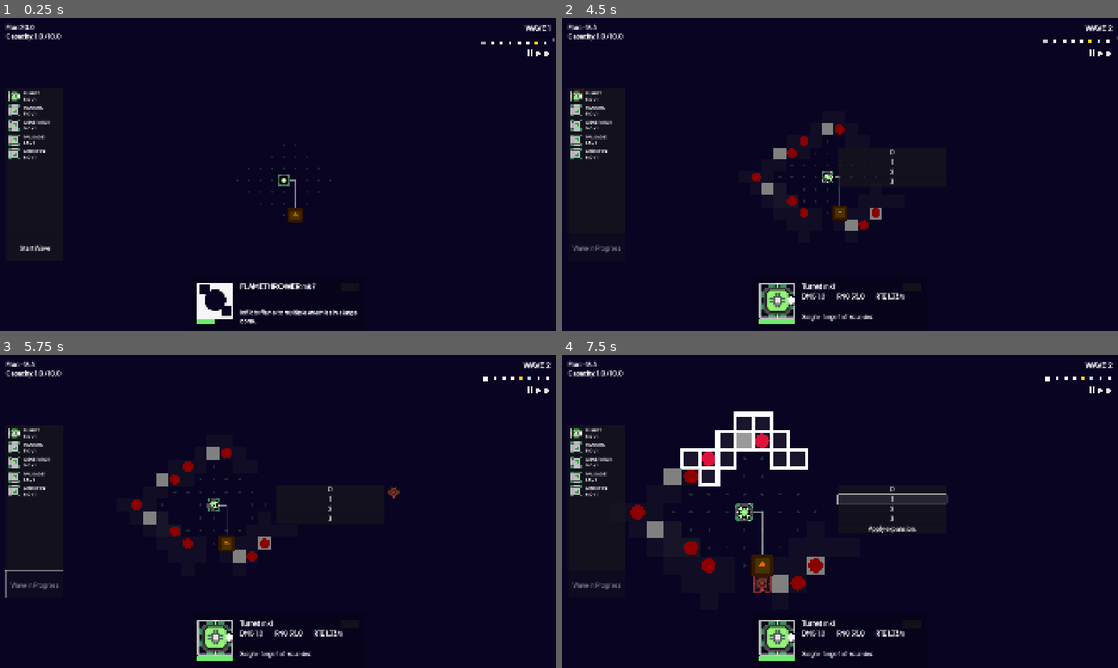
Above: before the commit, frames 1-4 (two rows, left to right).
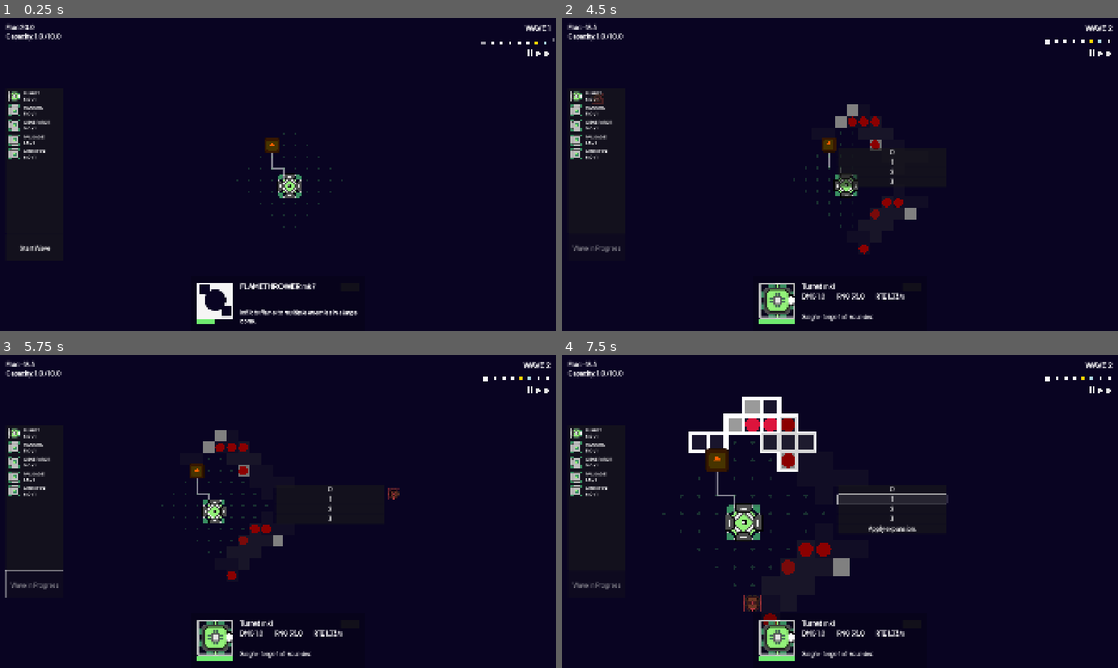
Above: after the commit, the same moments.

Repository: inf-35/tower-defense
Game: Godot game, scene res://island.tscn
Same seed, same stepped clock (60 frames per second), same inputs: the game is played once before the commit and once after it. The engine's default icon, where the game draws it, is replaced by a stand-in: a white triangle on a blue panel in a dark square.
Inputs (mouse positions are in pixels of both pictures, inside the frame that each line leads up to):
- Up to frame 1 (0.25 s): no input
- Up to frame 2 (4.5 s): click "Start Wave" at 0.5 s; click (1101, 52) at 1.25 s; click (1106, 52) at 2 s; click (906, 287) at 2.75 s; click (917, 287) at 3.5 s; click (595, 96) at 4.25 s
- Up to frame 3 (5.75 s): move the mouse to (400, 495) at 5.02 s; hold Right (pan_right) from 5.03 s (still down); hold R (rotate_preview) from 5.03 s (still down); click (400, 495) at 5.17 s
- Up to frame 4 (7.5 s): release Right (pan_right) at 5.75 s; release R (rotate_preview) at 5.75 s; click "0" at 5.75 s; move the mouse to (728, 527) at 6.52 s; hold Down (pan_down) 6.53-7.25 s; tap Mouse wheel up (zoom_in) at 6.6 s; click "1" at 7.25 s

The runs differ from the first frame. In frame 1, 0.6% of the frame differs, in the area x 46-62%, y 36-68%; in frame 2, 2.0%; in frame 3, 2.1%; in frame 4, 6.0%, in the area x 12-52%, y 13-87%.
Error in both runs: Invalid access to property or key 'type' on a base object of type 'Nil'. (res://UI/inspector.gd:154)

Commit message:
implement multi-tile towers

Diff:
--- a/Content/tower_data.gd
+++ b/Content/tower_data.gd
@@ -4,10 +4,14 @@
 @export var id: Towers.Type
 
 #meta-properties
+@export var size: Vector2i = Vector2i.ONE
 @export var cost: float = 10.0
 @export var required_capacity: float = 1.0
 @export var max_level: int = 5
 @export var element: Towers.Element
+
+#navigation
+@export var navcost: int = 10
 
 @export var tower_name: String
 @export_multiline var tower_description: String
--- a/Scene Elements/island.gd
+++ b/Scene Elements/island.gd
@@ -24,7 +24,7 @@
 	PowerService.register_island(self)
 
 	# initial terrain generation
-	var starting_block: Dictionary = ExpansionService.generate_initial_island_block(self, 36)
+	var starting_block: Dictionary = ExpansionService.generate_initial_island_block(self, 50)
 	# 3. delegate application of the block to the TerrainService
 	TerrainService.expand_island(self, starting_block)
 
@@ -34,8 +34,7 @@
 	update_navigation_grid()
 	queue_redraw()
 
-	# --- public api / request handlers ---
-
+# --- public api / request handlers ---
 # this is the main entry point for player actions like building or selling
 func request_tower_placement(cell: Vector2i, tower_type: Towers.Type, facing: Tower.Facing) -> bool:
 	if tower_grid.has(cell):
@@ -47,7 +46,7 @@
 		tower_grid[cell].level += 1
 		return true
 
-	if TerrainService.is_cell_constructable(self, cell, tower_type):
+	if TerrainService.is_area_constructable(self, cell, tower_type):
 		construct_tower_at(cell, tower_type, facing)
 		return true
 
@@ -57,7 +56,12 @@
 func construct_tower_at(cell: Vector2i, tower_type: Towers.Type, tower_facing: Tower.Facing = Tower.Facing.UP, initial_state: Dictionary = {}) -> Tower:
 	print("Construct tower of: ", Towers.Type.keys()[tower_type])
 	var tower: Tower = Towers.create_tower(tower_type)
-	tower_grid[cell] = tower
+	var tower_size: Vector2i = Vector2i(Vector2(Towers.get_tower_size(tower_type)).rotated(tower_facing * 0.5 * PI))
+
+	tower.size = tower_size
+	for x: int in tower_size.x:
+		for y: int in tower_size.y:
+			tower_grid[cell + Vector2i(x,y)] = tower
 	tower.facing = tower_facing
 	tower.tower_position = cell
 	tower.set_initial_behaviour_state(initial_state)
@@ -75,13 +79,17 @@
 	for cell: Vector2i in terrain_base_grid:
 		var is_navigable: bool = Terrain.is_navigable(terrain_base_grid[cell])
 		var is_occupied: bool = tower_grid.has(cell)
-		Navigation.grid[cell] = is_navigable and not is_occupied
+		if Terrain.is_navigable(terrain_base_grid[cell]):
+			if is_occupied:
+				Navigation.grid[cell] = Towers.get_tower_navcost(tower_grid[cell].type)
+			else:
+				Navigation.grid[cell] = 0
 
 	Navigation.clear_field()
 
 	navigation_grid_updated.emit()
 
-func update_shore_boundary() -> void: #DEPRECATED
+func update_shore_boundary() -> void: #used for expansion
 	# simplified logic to find all land tiles adjacent to nothing
 	shore_boundary_tiles.clear()
 	for cell: Vector2i in terrain_base_grid:
@@ -100,6 +108,26 @@
 	if _highlighted_choice_id != choice_id:
 		_highlighted_choice_id = choice_id
 		queue_redraw()
+#signal handlers
+func _on_tower_destroyed(tower: Tower):
+	var cell: Vector2i = tower.tower_position
+	#clear tower grid
+	for local_cell: Vector2i in tower.get_occupied_cells():
+		tower_grid.erase(local_cell)
+		_update_adjacencies_around(cell) #update adjacencies
+	#update capacity, caches, navigation
+	Player.remove_from_used_capacity(Towers.get_tower_capacity(tower.type))
+	update_navigation_grid()
+
+func _update_adjacencies_around(cell: Vector2i):
+	# ... (Function retained as is)
+	var adjacent_towers: Dictionary[Vector2i, Tower] = get_adjacent_towers(cell)
+	if tower_grid.has(cell):
+		tower_grid[cell].adjacency_updated.emit(adjacent_towers)
+
+	for tower: Tower in adjacent_towers.values():
+		var local_adjacencies: Dictionary[Vector2i, Tower] = get_adjacent_towers(tower.tower_position)
+		tower.adjacency_updated.emit(local_adjacencies)
 
 # --- updated drawing logic ---
 func _draw() -> void:
@@ -132,26 +160,6 @@
 				var center: Vector2 = Vector2(cell_pos * CELL_SIZE) + Vector2(CELL_SIZE, CELL_SIZE) * 0.5
 				var tower_color: Color = Color.CRIMSON if is_highlighted else Color.DARK_RED
 				draw_circle(center, CELL_SIZE * 0.4, tower_color)
-
-func _on_tower_destroyed(tower: Tower):
-	var cell: Vector2i = tower.tower_position
-	if tower_grid.has(cell):
-		# Clean up grids and state
-		tower_grid.erase(cell)
-		Player.remove_from_used_capacity(Towers.get_tower_capacity(tower.type))
-		# Update neighbors
-		_update_adjacencies_around(cell)
-		update_navigation_grid()
-
-func _update_adjacencies_around(cell: Vector2i):
-	# ... (Function retained as is)
-	var adjacent_towers: Dictionary[Vector2i, Tower] = get_adjacent_towers(cell)
-	if tower_grid.has(cell):
-		tower_grid[cell].adjacency_updated.emit(adjacent_towers)
-
-	for tower: Tower in adjacent_towers.values():
-		var local_adjacencies: Dictionary[Vector2i, Tower] = get_adjacent_towers(tower.tower_position)
-		tower.adjacency_updated.emit(local_adjacencies)
 
 #static data access functions
 func get_tower_on_tile(cell: Vector2i):
--- a/Singletons/click_handler.gd
+++ b/Singletons/click_handler.gd
@@ -144,7 +144,7 @@
 	var mouse_pos : Vector2 = References.camera.get_global_mouse_position()
 	preview_tower_position = Island.position_to_cell(mouse_pos)
 
-	preview_is_valid = TerrainService.is_cell_constructable(References.island, preview_tower_position, preview_tower_type, true)
+	preview_is_valid = TerrainService.is_area_constructable(References.island, preview_tower_position, preview_tower_type, true)
 
 	current_preview.update_visuals(preview_is_valid, preview_tower_facing, preview_tower_position)
 
--- a/Singletons/navigation.gd
+++ b/Singletons/navigation.gd
@@ -10,8 +10,8 @@
 	Vector2i( 0, -1),
 ]
 
-# Grid: Vector2i -> bool (true = walkable)
-var grid: Dictionary[Vector2i, bool] = {}
+# Grid: Vector2i -> int (navcost)
+var grid: Dictionary[Vector2i, int] = {}
 #flow_fields containes multiple flow fields indexed by 64-bit field code (see generate_field_code)
 #flow field: Vector2i -> Vector2i (direction step toward goal); built at once
 var _flow_fields: Dictionary[int, Dictionary] = {}
@@ -78,7 +78,7 @@
 	# --- THE CRITICAL FIX ---
 	# create a deep copy of the grid at this exact moment in time.
 	# this is a complete, consistent snapshot of the world state.
-	var grid_snapshot: Dictionary[Vector2i, bool] = grid.duplicate(true)
+	var grid_snapshot: Dictionary[Vector2i, int] = grid.duplicate(true)
 
 	# pass this safe, local copy to the thread. the thread will no longer
 	# touch the global 'self.grid' variable.
@@ -89,7 +89,7 @@
 #NOTE: this function reads goal and grid in an unsafe manner.
 #the reason this code is acceptably safe is not because race conditions are impossible
 #but bc its resilient to stale data, and the write operations on grid are strictly controlled.
-func _build_flow_field(goal: Vector2i, ignore_walls: bool, p_grid: Dictionary[Vector2i, bool]) -> Dictionary[Vector2i, Vector2i]:
+func _build_flow_field(goal: Vector2i, ignore_walls: bool, p_grid: Dictionary[Vector2i, int]) -> Dictionary[Vector2i, Vector2i]:
 	var local_flow_field: Dictionary[Vector2i, Vector2i] = {}
 	if not p_grid.has(goal):
 		return local_flow_field
@@ -109,13 +109,13 @@
 				continue #ignore cells out-of-bounds
 
 			#evaluate move cost
-			var move_cost: float
-			var is_walkable: bool = p_grid.get(neighbor, false)
-
-			if is_walkable or ignore_walls:
-				move_cost = 1.0
+			var move_cost: int
+			var base_nav_cost: int = p_grid.get(neighbor, 0)
+
+			if ignore_walls:
+				move_cost = 0
 			else:
-				move_cost = 100.0
+				move_cost = base_nav_cost
 
 			var tentative_g = g_score[current] + move_cost
 			if not g_score.has(neighbor) or tentative_g < g_score[neighbor]:
--- a/Singletons/terrain_service.gd
+++ b/Singletons/terrain_service.gd
@@ -15,7 +15,7 @@
 	island.terrain_changed.emit()
 
 # checks if a tower can be built on a specific cell
-func is_cell_constructable(island: Island, cell: Vector2i, tower_type: Towers.Type, general: bool = false) -> bool:
+func is_area_constructable(island: Island, tower_position: Vector2i, tower_type: Towers.Type, general: bool = false) -> bool:
 	if general: #includes player-side construction checks
 		if not Player.unlocked_towers.get(tower_type, false):
 			return false
@@ -23,15 +23,20 @@
 		if Player.flux < Towers.get_tower_cost(tower_type):
 			return false
 
-		if not (tower_type == Towers.Type.GENERATOR and References.island.get_terrain_base(cell) == Terrain.Base.RUINS):
-			if Player.used_capacity + Towers.get_tower_capacity(tower_type) > Player.tower_capacity:
+		if not (tower_type == Towers.Type.GENERATOR and References.island.get_terrain_base(tower_position) == Terrain.Base.RUINS): #TODO: fix this for non-1x1 generators
+			if Player.used_capacity + Towers.get_tower_capacity(tower_type) > Player.tower_capacity: #and make this non-hardcoded
 				return false
 
-	if not island.terrain_base_grid.has(cell):
-		return false # cannot build outside the map
-	if island.tower_grid.has(cell):
-		return false # cannot build on an existing tower (upgrading is a different logic path)
+	var size: Vector2i = Towers.get_tower_size(tower_type)
+	for x: int in size.x:
+		for y: int in size.y:
+			var cell: Vector2i = Vector2i(x,y) + tower_position
 
-	var base: Terrain.Base = island.terrain_base_grid[cell]
-	# use the data repository to check the base's properties
-	return Terrain.is_constructable(base)
+			if not island.terrain_base_grid.has(cell):
+				return false # cannot build outside the map
+			if island.tower_grid.has(cell):
+				return false # cannot build on an existing tower (upgrading is a different logic path)
+			if not Terrain.is_constructable(island.terrain_base_grid[cell]):
+				return false
+
+	return true
--- a/Singletons/towers.gd
+++ b/Singletons/towers.gd
@@ -46,6 +46,12 @@
 		tower_prototypes[tower_type].tower_position = Vector2i(10000 * tower_type, 5000 * tower_type) #somewhere extremely far away
 		#these prototype towers provide a "default" baseline to lookup from.
 	return tower_prototypes[tower_type]
+
+func get_tower_size(tower_type: Type) -> Vector2i:
+	return tower_stats[tower_type].size
+
+func get_tower_navcost(tower_type: Type) -> int:
+	return tower_stats[tower_type].navcost
 
 func get_tower_icon(tower_type: Type) -> Texture2D:
 	return tower_stats[tower_type].icon
--- a/UnitComponents/tower.gd
+++ b/UnitComponents/tower.gd
@@ -30,7 +30,17 @@
 	set(new_pos):
 		tower_position = new_pos
 		movement_component.unit = self #evil circular dependency resolution
-		movement_component.position = Island.cell_to_position(tower_position)
+		movement_component.position = Island.cell_to_position(tower_position) + Vector2(size) * 0.5 * Island.CELL_SIZE - Vector2(0.5, 0.5) * Island.CELL_SIZE
+
+var size: Vector2i = Vector2i.ONE #this is inclusive of facing
+
+func get_occupied_cells() -> Array[Vector2i]:
+	var cells: Array[Vector2i] = []
+	for x: int in size.x:
+		for y: int in size.y:
+			cells.append(tower_position + Vector2i(x,y))
+
+	return cells
 
 func sell():
 	if hostile or incorporeal:
--- a/Units/Towers/palisade/palisade.tres
+++ b/Units/Towers/palisade/palisade.tres
@@ -1,5 +1,6 @@
-[gd_resource type="Resource" script_class="TowerData" load_steps=3 format=3 uid="uid://c0v2rl1btmv55"]
+[gd_resource type="Resource" script_class="TowerData" load_steps=4 format=3 uid="uid://c0v2rl1btmv55"]
 
+[ext_resource type="Texture2D" uid="uid://0jheepvm47t4" path="res://Assets/palisade.svg" id="1_8e64g"]
 [ext_resource type="Script" uid="uid://dplrswcru72f4" path="res://Content/tower_data.gd" id="1_h5q3w"]
 [ext_resource type="PackedScene" uid="uid://c184bi7kvtd4o" path="res://Units/Towers/palisade/palisade.tscn" id="2_8e64g"]
 
@@ -7,9 +8,7 @@
 script = ExtResource("1_h5q3w")
 id = 6
 cost = 1.5
-required_capacity = 1.0
 element = 6
-minimum_terrain = 1
 tower_name = "Palisade"
 tower_description = "Cheap unit redirector."
 tower_scene = ExtResource("2_8e64g")
--- a/Units/Towers/palisade/palisade.tscn
+++ b/Units/Towers/palisade/palisade.tscn
@@ -11,8 +11,6 @@
 [sub_resource type="Resource" id="Resource_ylobt"]
 script = ExtResource("5_wty5f")
 max_health = 15.0
-regeneration = 0.0
-regen_percent = 0.0
 metadata/_custom_type_script = "uid://bxb1t1jy3gjrq"
 
 [node name="Palisade" type="Node2D" node_paths=PackedStringArray("graphics", "modifiers_component", "health_component", "movement_component")]
--- a/Units/Towers/player_core/player_core.tres
+++ b/Units/Towers/player_core/player_core.tres
@@ -7,7 +7,9 @@
 [resource]
 script = ExtResource("1_8vupa")
 id = 1
+size = Vector2i(2, 2)
 element = 5
+navcost = 0
 tower_name = "Player Core"
 tower_description = "Defend at all costs."
 icon = ExtResource("1_0prgp")
--- a/Units/Towers/player_core/player_core.tscn
+++ b/Units/Towers/player_core/player_core.tscn
@@ -12,7 +12,7 @@
 [ext_resource type="Texture2D" uid="uid://c5ktn87da86ym" path="res://Assets/player_core.svg" id="8_cg3ju"]
 
 [sub_resource type="CircleShape2D" id="CircleShape2D_6akvo"]
-radius = 6.0
+radius = 11.045361
 
 [node name="PlayerCore" type="Node2D" node_paths=PackedStringArray("graphics", "modifiers_component", "movement_component")]
 z_index = 1
@@ -32,7 +32,7 @@
 metadata/_custom_type_script = "uid://bj2kqlul6w1an"
 
 [node name="Graphics" type="Sprite2D" parent="."]
-scale = Vector2(0.048, 0.048)
+scale = Vector2(0.096, 0.096)
 texture = ExtResource("8_cg3ju")
 
 [node name="CoreHitbox" type="Area2D" parent="."]
Not shown, changed: tower_defense.pck
